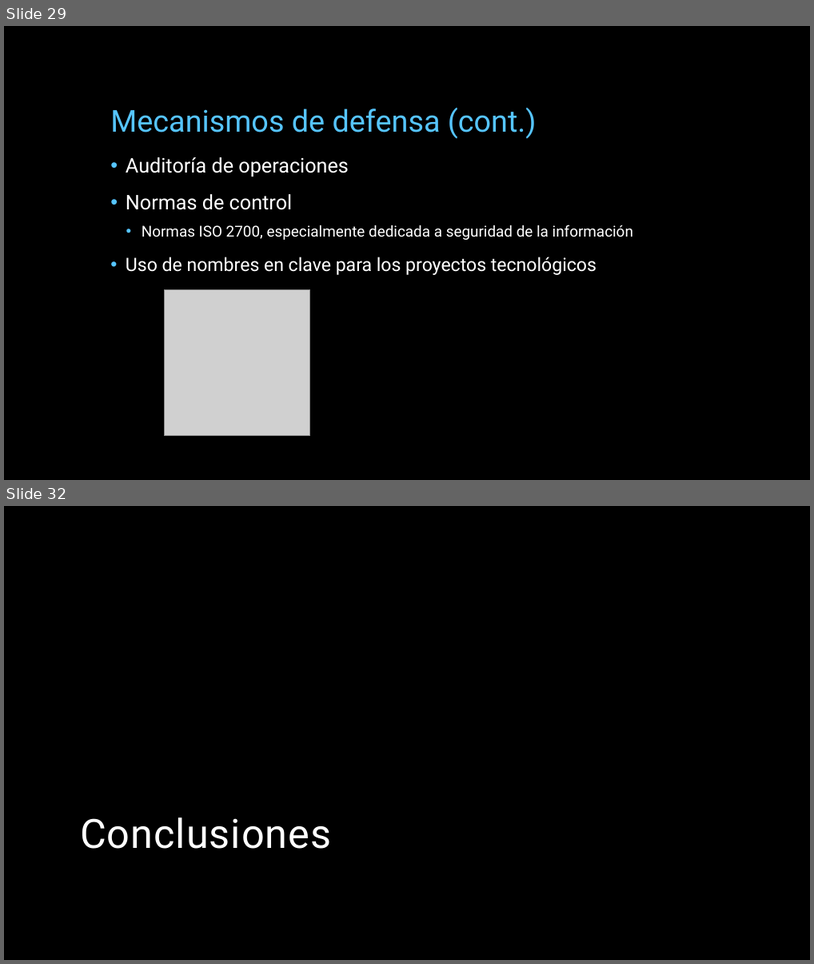
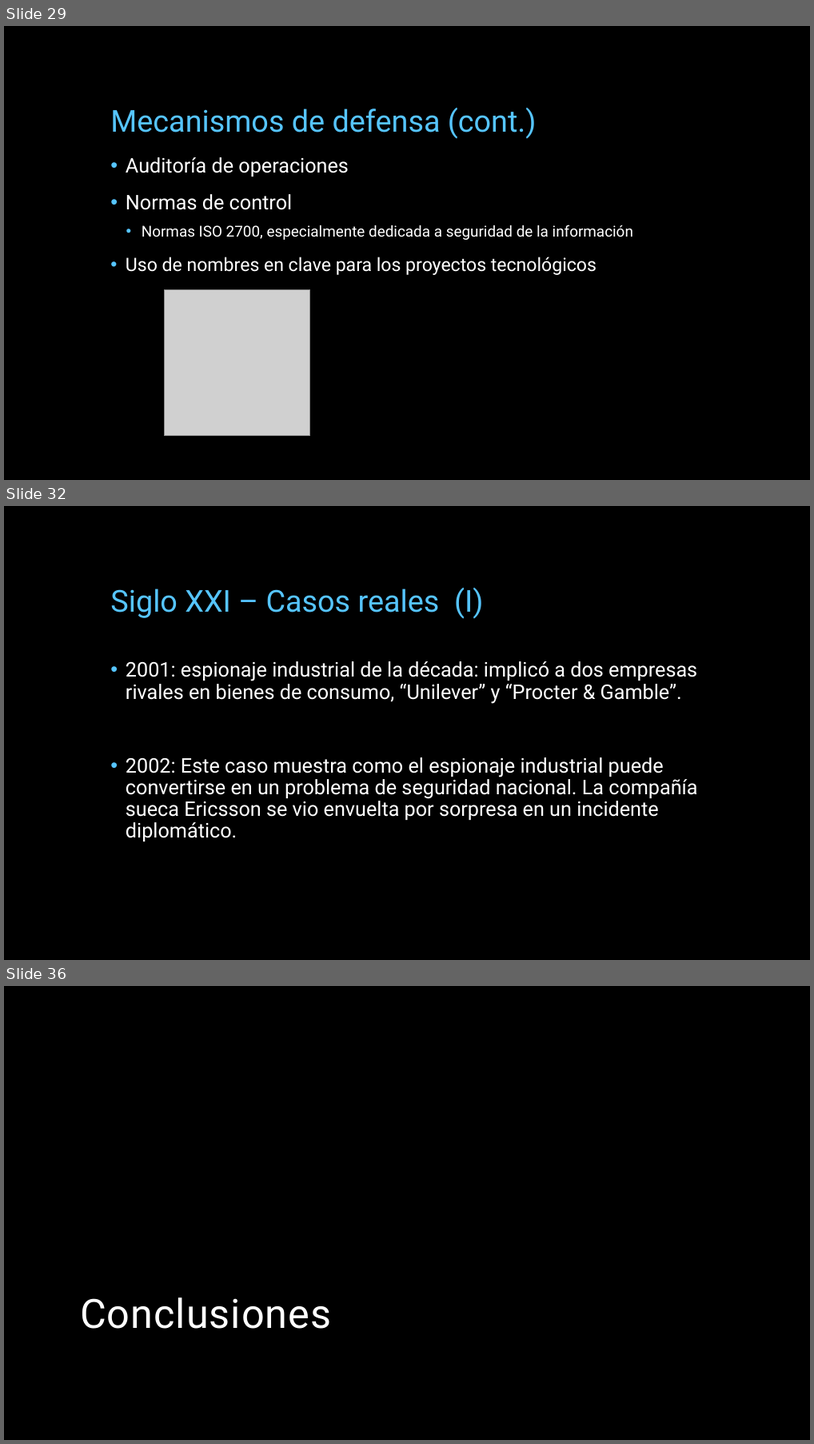
Before and after one commit to miparnisari/implantaciondesistemas, a slide deck: Presentacion/Fuga de Información.pptx. Shown one above the other, each under a label of ours: slides 29 and 32 before the commit, slides 29, 32 and 36 after it; the slides between them are not shown. The pictures are 814x964 and 814x1444 pixels, drawn with LibreOffice and Linux fonts; fonts in the diff are those of the drawing; grey boxes stand for pictures; background and template pictures are left out. Boxes give left, top, right and bottom in pixels: in the first picture for what was removed or moved away, otherwise in the second. Text is boxed around its words. In the diff, an @@ line names an element or a change of style, - is before the commit and + after.

Commit message:
presentacion: xxi riesgos y casos reales

```diff
--- a/Presentacion/Fuga de Información.pptx
+++ b/Presentacion/Fuga de Información.pptx
@@ slide 32 added at (4,506,810,960), background picture (left out) @@
@@ title added at (110,588,483,619), 36 pt, text #56C5FF @@
+Siglo XXI – Casos reales (I)
@@ text added at (126,661,698,841), 24 pt, text #FFFFFF @@
+• 2001: espionaje industrial de la década: implicó a dos empresas rivales en bienes de consumo, “Unilever” y “Procter & Gamble”.
+• 2002: Este caso muestra como el espionaje industrial puede convertirse en un problema de seguridad nacional. La compañía sueca Ericsson se vio envuelta por sorpresa en un incidente diplomático.
@@ what was slide 32 is now slide 36 @@
```
Also in this commit, not shown: 1 slide changed, 4 other slides added, 1 slide removed.
